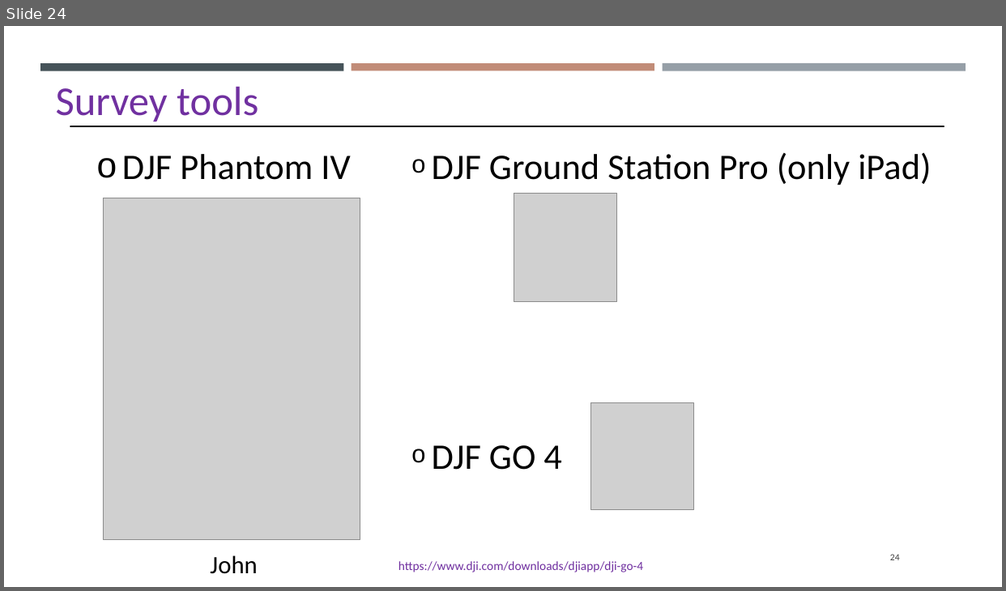
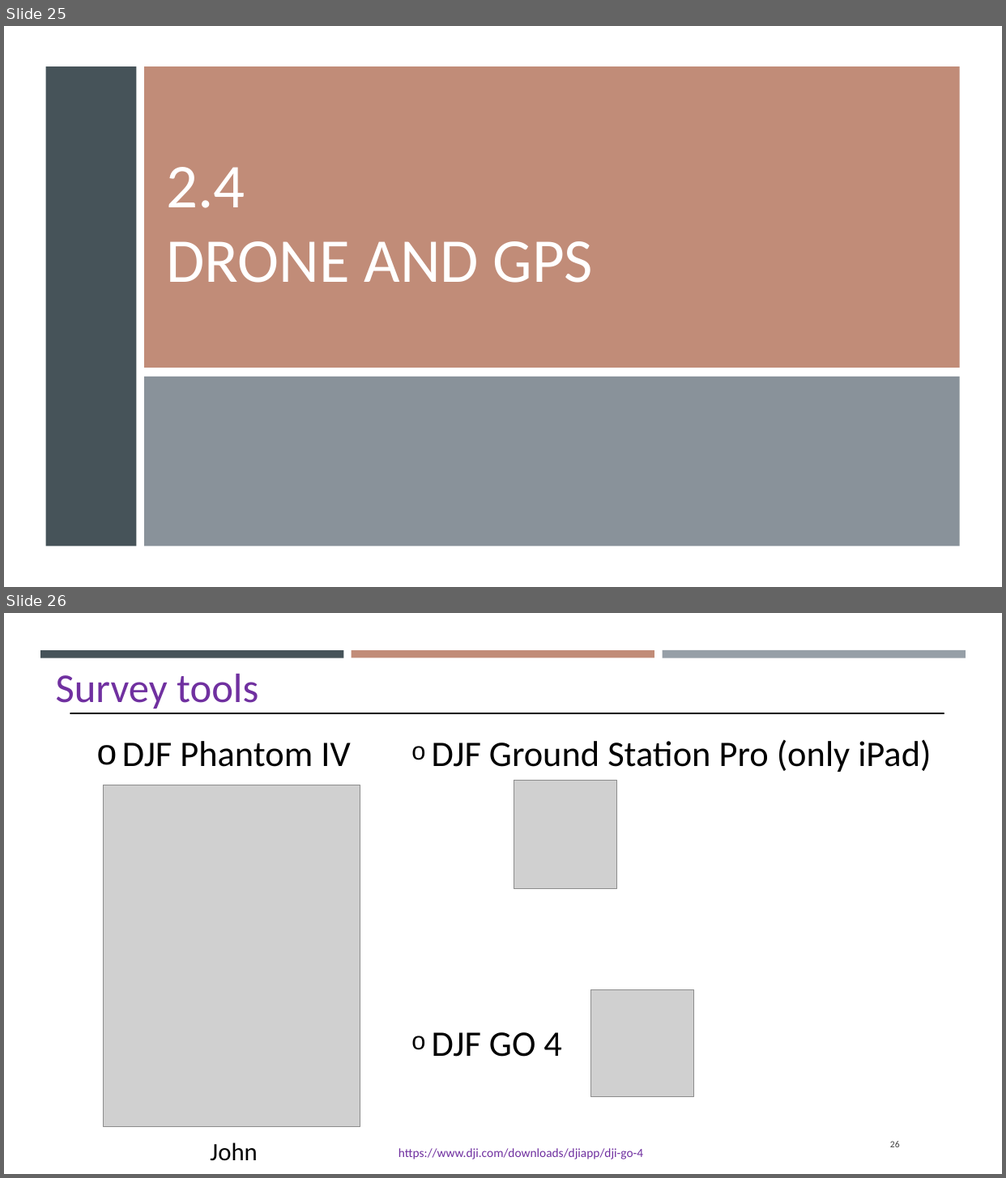
Before and after one commit to gisynw/Field_Techniques, a slide deck: docs/Lectures/Week02/Week02_Intro_To_Field_Technologies.pptx. Shown one above the other, each under a label of ours: slide 24 before the commit, slides 25 and 26 after it. The pictures are 1006x591 and 1006x1178 pixels, drawn with LibreOffice and Linux fonts; fonts in the diff are those of the drawing; grey boxes stand for pictures. Boxes give left, top, right and bottom in pixels: in the first picture for what was removed or moved away, otherwise in the second. Text is boxed around its words. In the diff, an @@ line names an element or a change of style, - is before the commit and + after.

```diff
--- a/docs/Lectures/Week02/Week02_Intro_To_Field_Technologies.pptx
+++ b/docs/Lectures/Week02/Week02_Intro_To_Field_Technologies.pptx
@@ slide 25 added at (x1=4, y1=26, x2=1002, y2=587), background #FFFFFF @@
@@ rectangle added at (x1=4, y1=26, x2=1002, y2=587), fill #FFFFFF @@
@@ rectangle added at (x1=46, y1=66, x2=137, y2=546), fill #465359 @@
@@ rectangle added at (x1=144, y1=66, x2=959, y2=367), fill #C18C78 @@
@@ title added at (x1=167, y1=167, x2=594, y2=283), 60 pt, text #FFFFFF @@
+2.4
+DRONE AND GPS
@@ rectangle added at (x1=144, y1=377, x2=959, y2=547), fill #6C7781 at 80% opacity @@
@@ what was slide 24 is now slide 26 @@
@@ page number at (x1=890, y1=1141, x2=900, y2=1148): text changed @@
-24
+26
```
Also in this commit, not shown: 1 slide changed, 4 other slides added, 2 slides removed, 8 other files.
